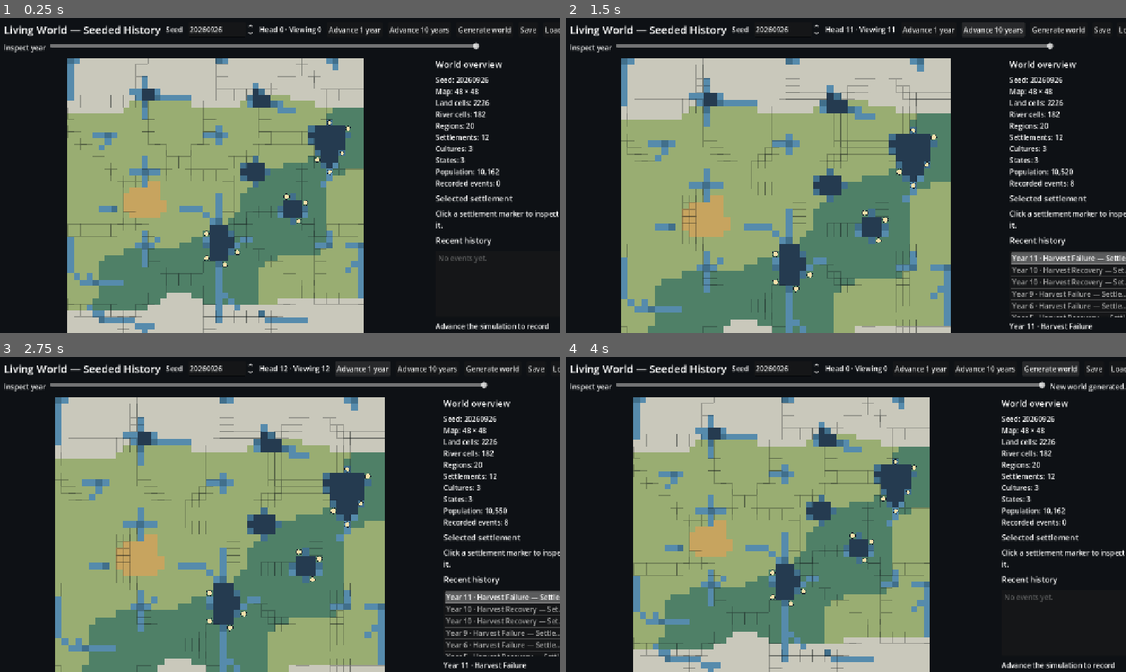
Above: before the commit, frames 1-4 (two rows, left to right).
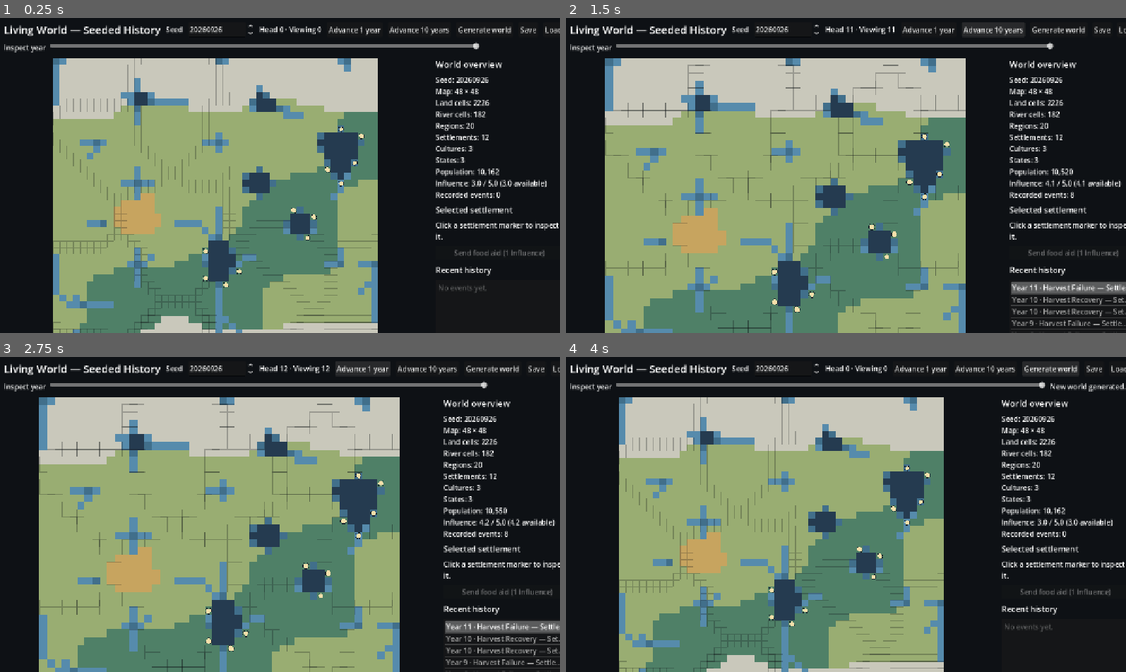
Above: after the commit, the same moments.

Repository: imattau/living-world
Game: Godot game, scene res://scenes/main.tscn
The game is run twice, just before and just after one commit, with the same random seed, the same clock (stepped at 60 frames per second) and the same inputs.
Inputs:
- Up to frame 1 (0.25 s): no input
- Up to frame 2 (1.5 s): click "Advance 1 year" at 0.5 s; click "Advance 10 years" at 1.25 s
- Up to frame 3 (2.75 s): click "Advance 1 year" at 2 s
- Up to frame 4 (4 s): click "Advance 10 years" at 2.75 s; click "Generate world" at 3.5 s

The runs differ from the first frame. In frame 1, 24% of the frame differs, in the area x 9-100%, y 12-100%; in frame 2, 25%; in frame 3, 25%, in the area x 6-100%, y 12-100%; in frame 4, 24%.

Commit message:
Add replayable food aid intervention

Diff:
--- a/scripts/presentation/main.gd
+++ b/scripts/presentation/main.gd
@@ -13,6 +13,7 @@
 var _storage_status_label: Label
 var _summary_label: Label
 var _selection_label: Label
+var _food_aid_button: Button
 var _chronicle_list: ItemList
 var _event_detail_label: Label
 var _world: WorldState
@@ -156,6 +157,11 @@
 	_selection_label.autowrap_mode = TextServer.AUTOWRAP_WORD_SMART
 	_selection_label.text = "Click a settlement marker to inspect it."
 	sidebar.add_child(_selection_label)
+
+	_food_aid_button = Button.new()
+	_food_aid_button.text = "Send food aid (1 Influence)"
+	_food_aid_button.pressed.connect(_on_send_food_aid_pressed)
+	sidebar.add_child(_food_aid_button)
 
 	var chronicle_title := Label.new()
 	chronicle_title.text = "Recent history"
@@ -248,6 +254,11 @@
 	for settlement_value in viewed.settlements.values():
 		var settlement: SettlementData = settlement_value
 		population_total += settlement.population
+	var influence_summary := "Influence: %.1f / 5.0" % viewed.influence
+	if viewed == _world:
+		influence_summary += " (%.1f available)" % _simulation_engine.available_influence(_world)
+	else:
+		influence_summary += " (historical)"
 	_summary_label.text = (
 		"Seed: %s\n" % viewed.seed
 		+ "Map: %d × %d\n" % [viewed.map.width, viewed.map.height]
@@ -258,8 +269,10 @@
 		+ "Cultures: %d\n" % viewed.cultures.size()
 		+ "States: %d\n" % viewed.states.size()
 		+ "Population: %s\n" % _format_number(population_total)
+		+ influence_summary + "\n"
 		+ "Recorded events: %d" % viewed.events.size()
 	)
+	_update_food_aid_button()
 	_refresh_chronicle()
 	if _selected_settlement_id >= 0 and viewed.settlements.has(_selected_settlement_id):
 		_on_settlement_selected(_selected_settlement_id)
@@ -356,6 +369,24 @@
 		result += digits[digit_index]
 	return result
 
+func _on_send_food_aid_pressed() -> void:
+	if _world == null or _display_world != _world or _selected_settlement_id < 0:
+		return
+	var result := _simulation_engine.queue_food_relief(_world, _selected_settlement_id)
+	_storage_status_label.text = str(result.get("message", "Could not schedule food aid."))
+	_update_food_aid_button()
+
+func _update_food_aid_button() -> void:
+	if _food_aid_button == null:
+		return
+	var can_spend := _world != null and _display_world == _world and _selected_settlement_id >= 0
+	if can_spend and _world.settlements.has(_selected_settlement_id):
+		var target: SettlementData = _world.settlements[_selected_settlement_id]
+		can_spend = target.status != SettlementData.STATUS_ABANDONED and target.population > 0
+	else:
+		can_spend = false
+	_food_aid_button.disabled = not can_spend or _simulation_engine.available_influence(_world) < 1.0
+
 func _on_settlement_selected(settlement_id: int) -> void:
 	var viewed := _display_world
 	if viewed == null or not viewed.settlements.has(settlement_id):
@@ -380,3 +411,4 @@
 		+ "Freshwater: %s\n" % ("yes" if settlement.freshwater_adjacent else "no")
 		+ "Cell: %d, %d" % [position.x, position.y]
 	)
+	_update_food_aid_button()
--- a/scripts/simulation/history_replay.gd
+++ b/scripts/simulation/history_replay.gd
@@ -41,6 +41,8 @@
 		var decoded := WorldSerializer.from_state_dictionary(checkpoint["state"])
 		if decoded.has("world"):
 			_cached_world = decoded["world"]
+			_cached_world.command_log = source_world.command_log.duplicate(true)
+			_cached_world.command_cursor = clampi(int(checkpoint.get("command_cursor", _cached_world.command_cursor)), 0, _cached_world.command_log.size())
 			var event_cursor := clampi(int(checkpoint.get("event_cursor", 0)), 0, source_world.events.size())
 			for event_index in event_cursor:
 				_cached_world.events.append(source_world.events[event_index])
@@ -51,4 +53,6 @@
 		_cached_world = WorldGenerator.new().generate(source_world.seed)
 		_cached_world.generator_version = source_world.generator_version
 		_cached_world.simulation_version = source_world.simulation_version
+		_cached_world.command_log = source_world.command_log.duplicate(true)
+		_cached_world.command_cursor = 0
 	_cached_engine = SimulationEngine.new()
--- a/scripts/simulation/simulation_engine.gd
+++ b/scripts/simulation/simulation_engine.gd
@@ -6,6 +6,10 @@
 const FOOD_YIELD_PER_PERSON := 1.2
 const FOOD_NEED_PER_PERSON := 1.0
 const FOOD_STORE_CAP_YEARS := 2.0
+const INFLUENCE_CAP := 5.0
+const INFLUENCE_REGEN_PER_YEAR := 0.1
+const FOOD_RELIEF_INFLUENCE_COST := 1.0
+const FOOD_RELIEF_NEED_FRACTION := 0.5
 const ABANDONMENT_POPULATION := 25
 const YEARS_BELOW_ABANDONMENT_THRESHOLD := 5
 
@@ -19,6 +23,7 @@
 		return last_year_events
 
 	var target_year := world.year + 1
+	_apply_scheduled_commands(world, target_year)
 	var entity_ids := _sorted_settlement_ids(world)
 	var weather := _sample_annual_weather(world, entity_ids, target_year)
 	var reports := _calculate_harvests(world, entity_ids, weather)
@@ -27,6 +32,7 @@
 	_update_settlement_status(world, entity_ids, target_year)
 	_apply_food_trade(world, entity_ids, target_year)
 	_update_politics_and_conflict(world, target_year)
+	world.influence = minf(INFLUENCE_CAP, world.influence + INFLUENCE_REGEN_PER_YEAR)
 	world.year = target_year
 	for event in _pending_events:
 		world.events.append(event)
@@ -34,6 +40,70 @@
 	if world.year > 0 and world.year % 25 == 0:
 		world.snapshots.append(WorldSerializer.make_checkpoint(world))
 	return last_year_events.duplicate()
+
+func available_influence(world: WorldState) -> float:
+	if world == null:
+		return 0.0
+	var reserved := 0.0
+	for command_index in range(world.command_cursor, world.command_log.size()):
+		reserved += float(world.command_log[command_index].get("influence_cost", 0.0))
+	return maxf(0.0, world.influence - reserved)
+
+func queue_food_relief(world: WorldState, settlement_id: int) -> Dictionary:
+	if world == null or not world.settlements.has(settlement_id):
+		return {"ok": false, "message": "Choose a settlement first."}
+	var settlement: SettlementData = world.settlements[settlement_id]
+	if settlement.status == SettlementData.STATUS_ABANDONED or settlement.population <= 0:
+		return {"ok": false, "message": "Abandoned settlements cannot receive food aid."}
+	if available_influence(world) < FOOD_RELIEF_INFLUENCE_COST:
+		return {"ok": false, "message": "Not enough Influence. Aid costs 1 point."}
+	var command := {
+		"sequence_number": world.next_command_sequence,
+		"execute_year": world.year + 1,
+		"type": "food_relief",
+		"target_settlement_id": settlement_id,
+		"influence_cost": FOOD_RELIEF_INFLUENCE_COST,
+	}
+	world.next_command_sequence += 1
+	world.command_log.append(command)
+	return {"ok": true, "message": "Food aid scheduled for year %d." % int(command["execute_year"])}
+
+func _apply_scheduled_commands(world: WorldState, year: int) -> void:
+	while world.command_cursor < world.command_log.size():
+		var command: Dictionary = world.command_log[world.command_cursor]
+		if int(command.get("execute_year", 0)) > year:
+			break
+		world.command_cursor += 1
+		if str(command.get("type", "")) != "food_relief":
+			continue
+		var settlement_id := int(command.get("target_settlement_id", -1))
+		var cost := float(command.get("influence_cost", FOOD_RELIEF_INFLUENCE_COST))
+		if not world.settlements.has(settlement_id):
+			continue
+		var settlement: SettlementData = world.settlements[settlement_id]
+		if settlement.status == SettlementData.STATUS_ABANDONED or settlement.population <= 0:
+			_record_event(world, "intervention_failed", year, settlement.region_id, [settlement_id], {
+				"intervention": "food_relief", "reason": "target_unavailable", "influence_cost": cost,
+			})
+			continue
+		if world.influence < cost:
+			_record_event(world, "intervention_failed", year, settlement.region_id, [settlement_id], {
+				"intervention": "food_relief", "reason": "insufficient_influence", "influence_cost": cost,
+			})
+			continue
+		var capacity := float(settlement.population) * FOOD_NEED_PER_PERSON * FOOD_STORE_CAP_YEARS
+		var amount := minf(float(settlement.population) * FOOD_NEED_PER_PERSON * FOOD_RELIEF_NEED_FRACTION, maxf(0.0, capacity - settlement.food_store))
+		if amount <= 0.0:
+			_record_event(world, "intervention_failed", year, settlement.region_id, [settlement_id], {
+				"intervention": "food_relief", "reason": "store_full", "influence_cost": cost,
+			})
+			continue
+		world.influence -= cost
+		settlement.food_store += amount
+		_record_event(world, "intervention_applied", year, settlement.region_id, [settlement_id], {
+			"intervention": "food_relief", "influence_cost": cost, "food_added": amount,
+			"target_population": settlement.population,
+		})
 
 func advance_years(world: WorldState, count: int) -> Array[HistoryEvent]:
 	var advanced_events: Array[HistoryEvent] = []
--- a/scripts/simulation/world_save_store.gd
+++ b/scripts/simulation/world_save_store.gd
@@ -54,5 +54,6 @@
 	var initial_world := WorldGenerator.new().generate(world.seed)
 	initial_world.generator_version = world.generator_version
 	initial_world.simulation_version = world.simulation_version
+	initial_world.command_log = world.command_log.duplicate(true)
 	SimulationEngine.new().advance_years(initial_world, world.year)
 	world.snapshots = initial_world.snapshots.duplicate(true)
--- a/scripts/world/world_serializer.gd
+++ b/scripts/world/world_serializer.gd
@@ -5,6 +5,7 @@
 	return {
 		"year": world.year,
 		"event_cursor": world.events.size(),
+		"command_cursor": world.command_cursor,
 		"state": to_state_dictionary(world),
 	}
 
@@ -16,6 +17,7 @@
 		"format_version": 1,
 		"state": to_state_dictionary(world),
 		"event_log": event_log,
+		"command_log": world.command_log.duplicate(true),
 		"snapshots": world.snapshots.duplicate(true),
 	}
 
@@ -97,6 +99,9 @@
 		"year": world.year,
 		"next_entity_id": world.next_entity_id,
 		"next_event_id": world.next_event_id,
+		"command_cursor": world.command_cursor,
+		"next_command_sequence": world.next_command_sequence,
+		"influence": world.influence,
 		"map": _map_to_dictionary(world.map),
 		"regions": regions,
 		"settlements": settlements,
@@ -113,6 +118,21 @@
 	if result.has("error"):
 		return result
 	var world: WorldState = result["world"]
+	if data.has("command_log"):
+		if typeof(data["command_log"]) != TYPE_ARRAY:
+			return {"error": "Save command log is invalid."}
+		var expected_sequence := 1
+		for command_value in data["command_log"]:
+			if typeof(command_value) != TYPE_DICTIONARY or not command_value.has("sequence_number") or not command_value.has("execute_year") or not command_value.has("type") or not command_value.has("target_settlement_id") or not command_value.has("influence_cost"):
+				return {"error": "Save command log contains an invalid entry."}
+			var command: Dictionary = command_value
+			if int(command["sequence_number"]) != expected_sequence or int(command["execute_year"]) < 1 or float(command["influence_cost"]) < 0.0 or str(command["type"]) != "food_relief":
+				return {"error": "Save command log counters are invalid."}
+			world.command_log.append(command.duplicate(true))
+			expected_sequence += 1
+		world.next_command_sequence = maxi(world.next_command_sequence, expected_sequence)
+		if world.command_cursor < 0 or world.command_cursor > world.command_log.size():
+			return {"error": "Save command cursor is invalid."}
 	for event_data in data["event_log"]:
 		if typeof(event_data) != TYPE_DICTIONARY or not event_data.has("id") or not event_data.has("year") or not event_data.has("type"):
 			return {"error": "Save event log contains an invalid entry."}
@@ -143,6 +163,9 @@
 	world.year = int(data["year"])
 	world.next_entity_id = int(data.get("next_entity_id", 1))
 	world.next_event_id = int(data.get("next_event_id", 1))
+	world.command_cursor = int(data.get("command_cursor", 0))
+	world.next_command_sequence = int(data.get("next_command_sequence", 1))
+	world.influence = float(data.get("influence", 3.0))
 	world.map = _map_from_dictionary(data["map"])
 	if world.map == null:
 		return {"error": "World checkpoint map data is incomplete."}
@@ -203,7 +226,7 @@
 			state.relationships[int(relationship["other_state_id"])] = relationship["record"].duplicate(true)
 		state.at_war_with = _int_array(state_data.get("at_war_with", []))
 		world.states[state.id] = state
-	if world.year < 0 or world.next_entity_id <= 0 or world.next_event_id <= 0:
+	if world.year < 0 or world.next_entity_id <= 0 or world.next_event_id <= 0 or world.command_cursor < 0 or world.next_command_sequence <= 0 or world.influence < 0.0:
 		return {"error": "World checkpoint contains invalid counters."}
 	return {"world": world}
 
--- a/scripts/world/world_state.gd
+++ b/scripts/world/world_state.gd
@@ -12,6 +12,10 @@
 var states: Dictionary = {}
 var events: Array[HistoryEvent] = []
 var snapshots: Array[Dictionary] = []
+var command_log: Array[Dictionary] = []
+var command_cursor: int = 0
+var next_command_sequence: int = 1
+var influence: float = 3.0
 var next_entity_id: int = 1
 var next_event_id: int = 1
 
Not shown, changed: README.md
Not shown, changed: docs/technical-design-brief.md
Not shown, changed: docs/technical-design.md
